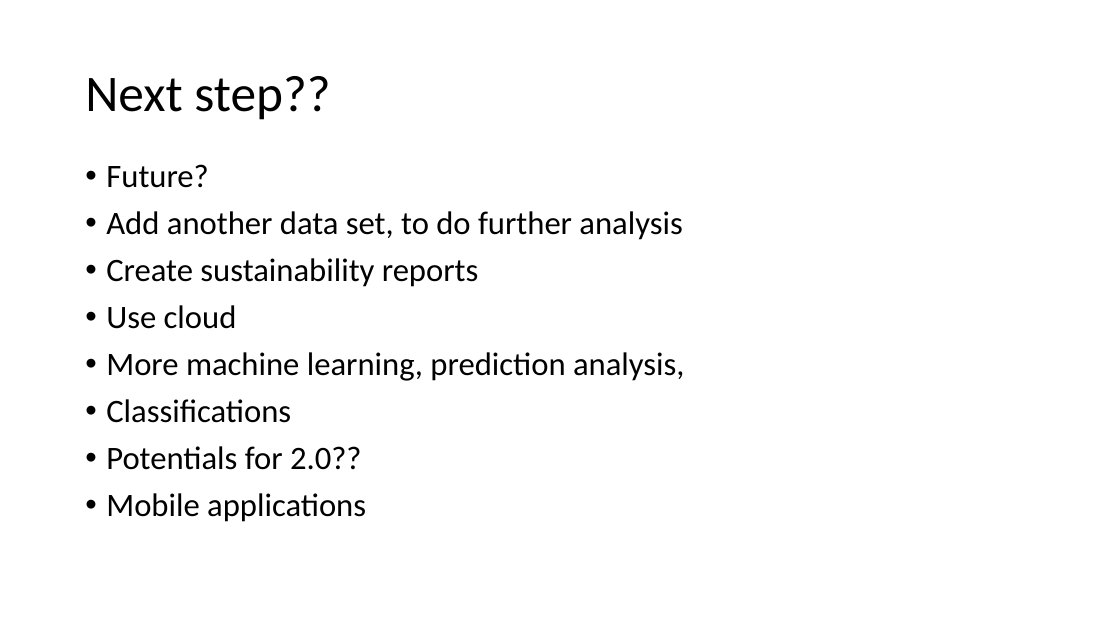
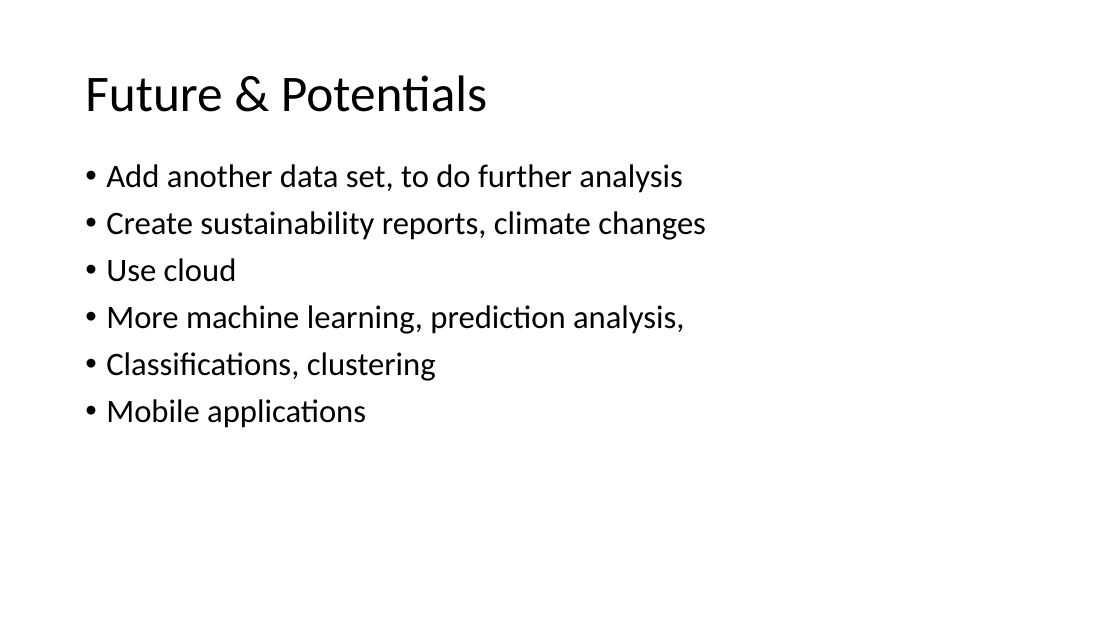
Before and after one commit to nscodechris/final_exam_aw_academy, a slide deck: slide 8 of Presentation1.pptx. Drawn at 1120x630 pixels with LibreOffice and Linux fonts; fonts in the diff are those of the drawing. Boxes give left, top, right and bottom in pixels: in the first picture for what was removed or moved away, otherwise in the second. Text is boxed around its words. In the diff, an @@ line names an element or a change of style, - is before the commit and + after.

```diff
--- a/Presentation1.pptx
+++ b/Presentation1.pptx
@@ title at bbox=[85, 75, 487, 112]: text changed @@
-Next step??
+Future & Potentials
@@ text at bbox=[106, 164, 208, 188]: paragraph removed @@
-• Future?
@@ text at bbox=[106, 211, 706, 240]: text changed @@
-• Create sustainability reports
+• Create sustainability reports, climate changes
@@ text at bbox=[106, 352, 436, 381]: text changed @@
-• Classifications
-• Potentials for 2.0??
+• Classifications, clustering
```
Also in this commit, not shown: 4 other slides changed, 1 slide added.
